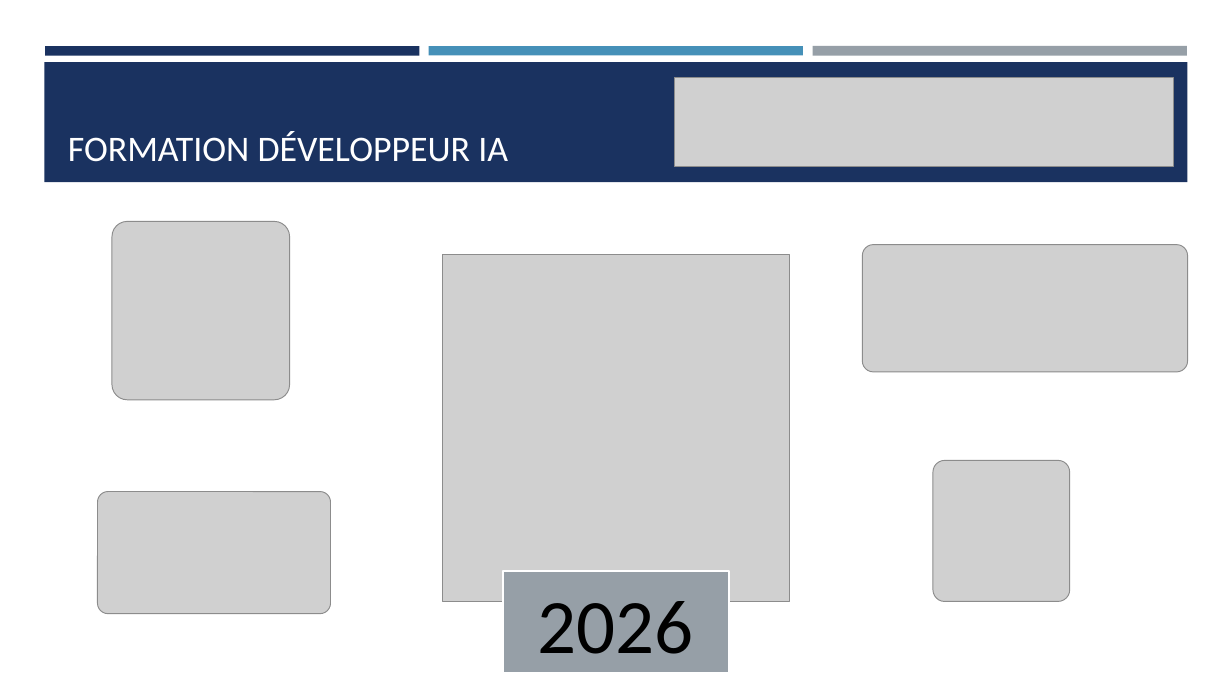
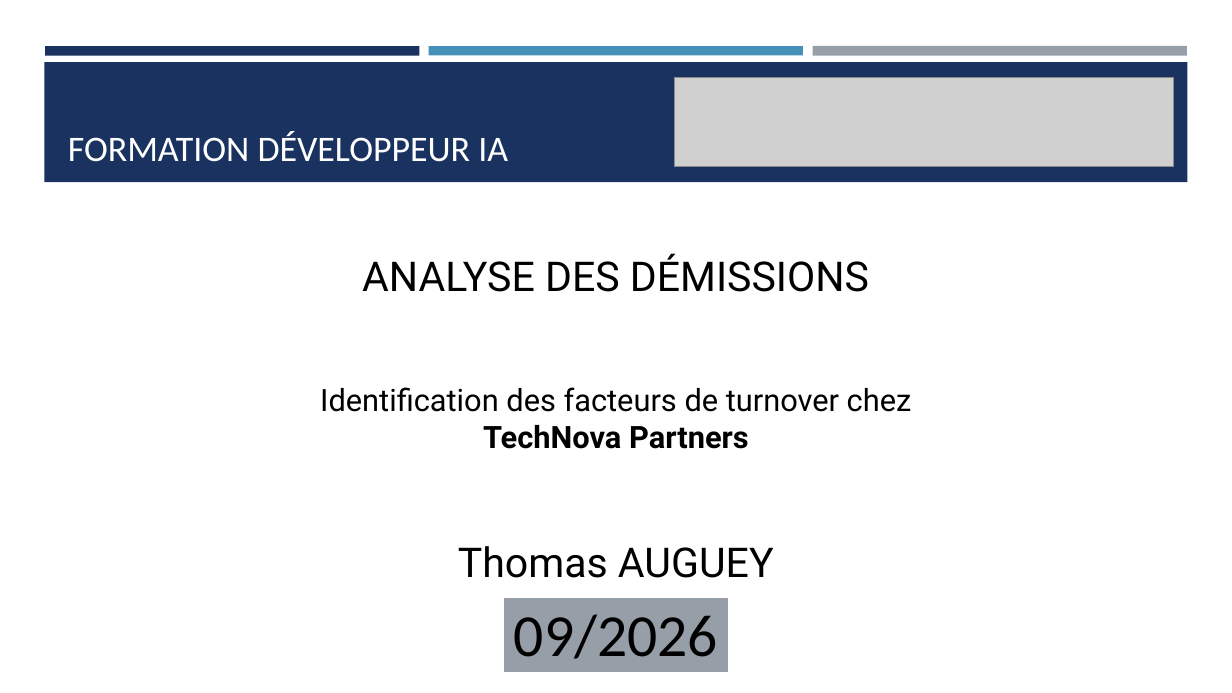
Before and after one commit to Ace4teaM/OCR-NovaTech, a slide deck: slide 2 of Presentation.pptx. Drawn at 1232x693 pixels with LibreOffice and Linux fonts; fonts in the diff are those of the drawing; grey boxes stand for pictures. Boxes give left, top, right and bottom in pixels: in the first picture for what was removed or moved away, otherwise in the second. Text is boxed around its words. In the diff, an @@ line names an element or a change of style, - is before the commit and + after.

```diff
--- a/Presentation.pptx
+++ b/Presentation.pptx
@@ picture removed at (112, 222, 289, 400) @@
@@ text added at (362, 253, 869, 292), 32 pt, text #000000 @@
+ANALYSE DES DÉMISSIONS
@@ picture removed at (443, 255, 789, 602) @@
@@ picture removed at (862, 245, 1188, 372) @@
@@ text added at (320, 387, 912, 449), 24 pt, text #000000 @@
+Identification des facteurs de turnover chez TechNova Partners
@@ picture removed at (933, 460, 1070, 602) @@
@@ picture removed at (98, 492, 331, 614) @@
@@ text added at (458, 546, 774, 578), 32 pt, text #000000 @@
+Thomas AUGUEY
@@ rectangle "09/2026": place and size @@
-rectangle "09/2026" at (503, 571, 728, 674)
+rectangle "09/2026" at (503, 597, 728, 673)
@@ text in rectangle at (514, 614, 718, 659): text changed; size 60 to 46.5 pt @@
-2026
+09/2026
```
Also in this commit, not shown: 13 other slides changed, 11 slides added, 16 slides removed, 15 other files.
